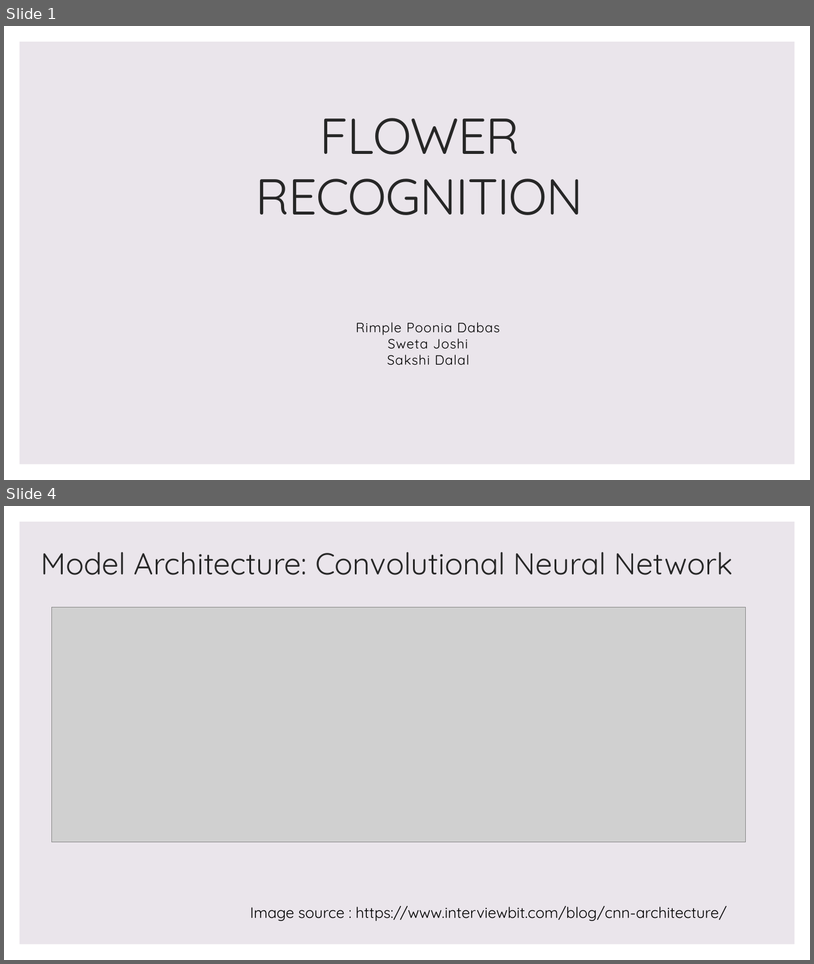
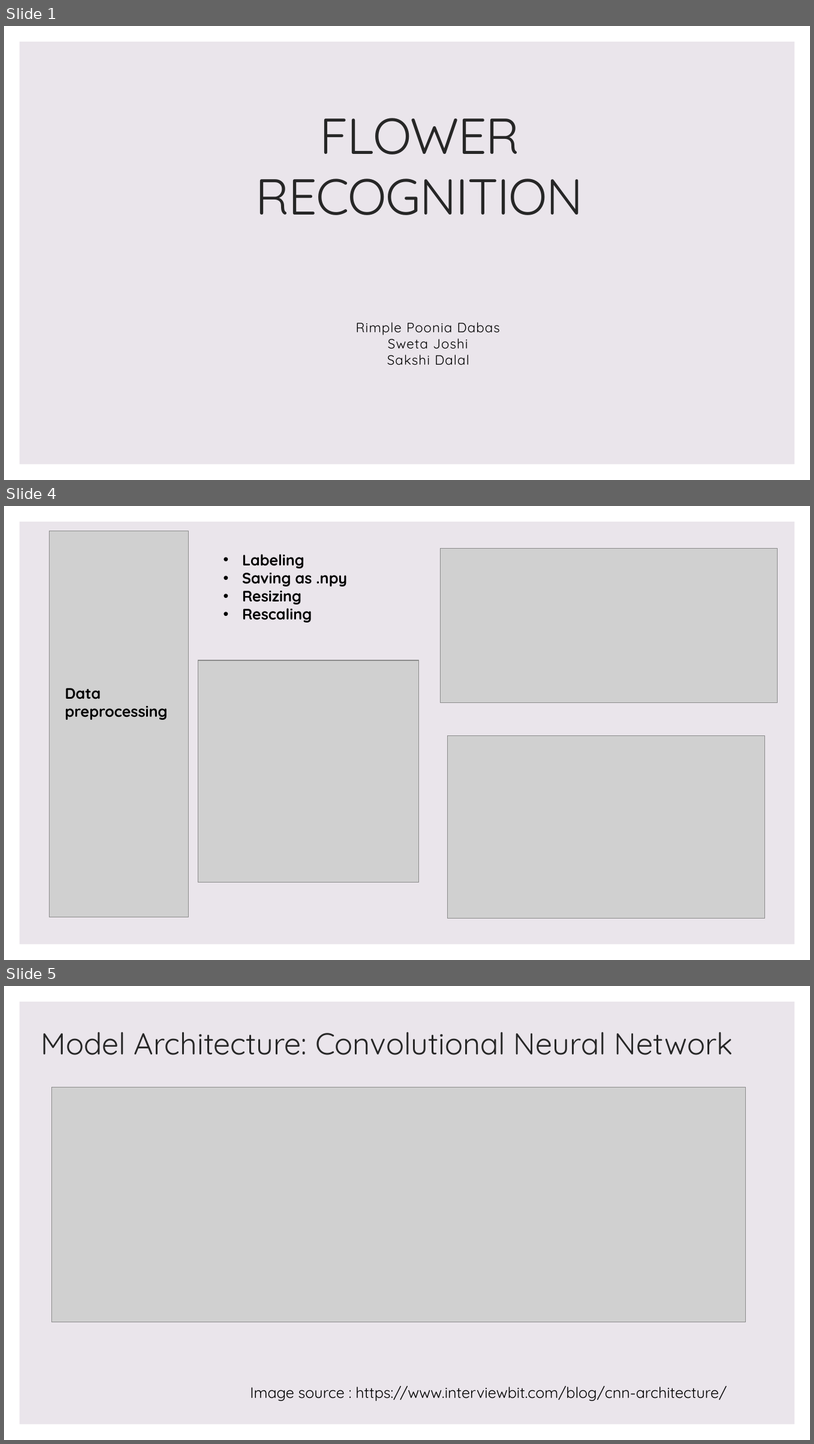
Before and after one commit to RimpleDabas/Flower-Recognition-AI-ML-Model, a slide deck: Flower Recognition.pptx. Shown one above the other, each under a label of ours: slides 1 and 4 before the commit, slides 1, 4 and 5 after it; the slides between them are not shown. The pictures are 814x964 and 814x1444 pixels, drawn with LibreOffice and Linux fonts; fonts in the diff are those of the drawing; grey boxes stand for pictures; background and template pictures are left out. Boxes give left, top, right and bottom in pixels: in the first picture for what was removed or moved away, otherwise in the second. Text is boxed around its words. In the diff, an @@ line names an element or a change of style, - is before the commit and + after.

```diff
--- a/Flower Recognition.pptx
+++ b/Flower Recognition.pptx
@@ slide 4 added at [4, 506, 810, 960], background picture (left out); not listed: 1 template element that a slide beside it also shows @@
@@ picture added at [50, 531, 189, 917] @@
@@ text added at [242, 554, 347, 622], 18 pt, text #000000, bold @@
+• Labeling
+• Saving as .npy
+• Resizing
+• Rescaling
@@ picture added at [441, 549, 778, 702] @@
@@ picture added at [198, 660, 419, 882] @@
@@ text added at [65, 688, 168, 720], 18 pt, text #000000, bold @@
+Data preprocessing
@@ picture added at [448, 736, 765, 919] @@
@@ what was slide 4 is now slide 5 @@
```
Also in this commit, not shown: 2 slides changed, 1 other file.
